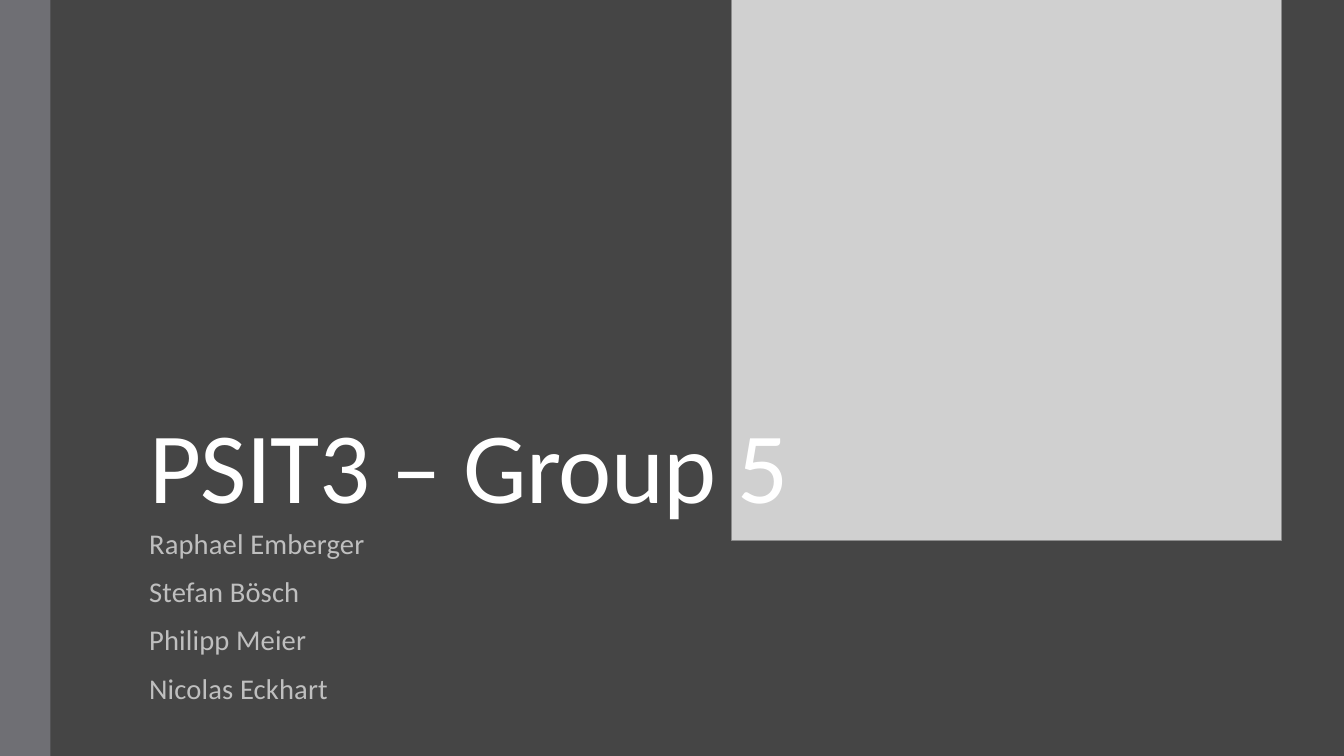
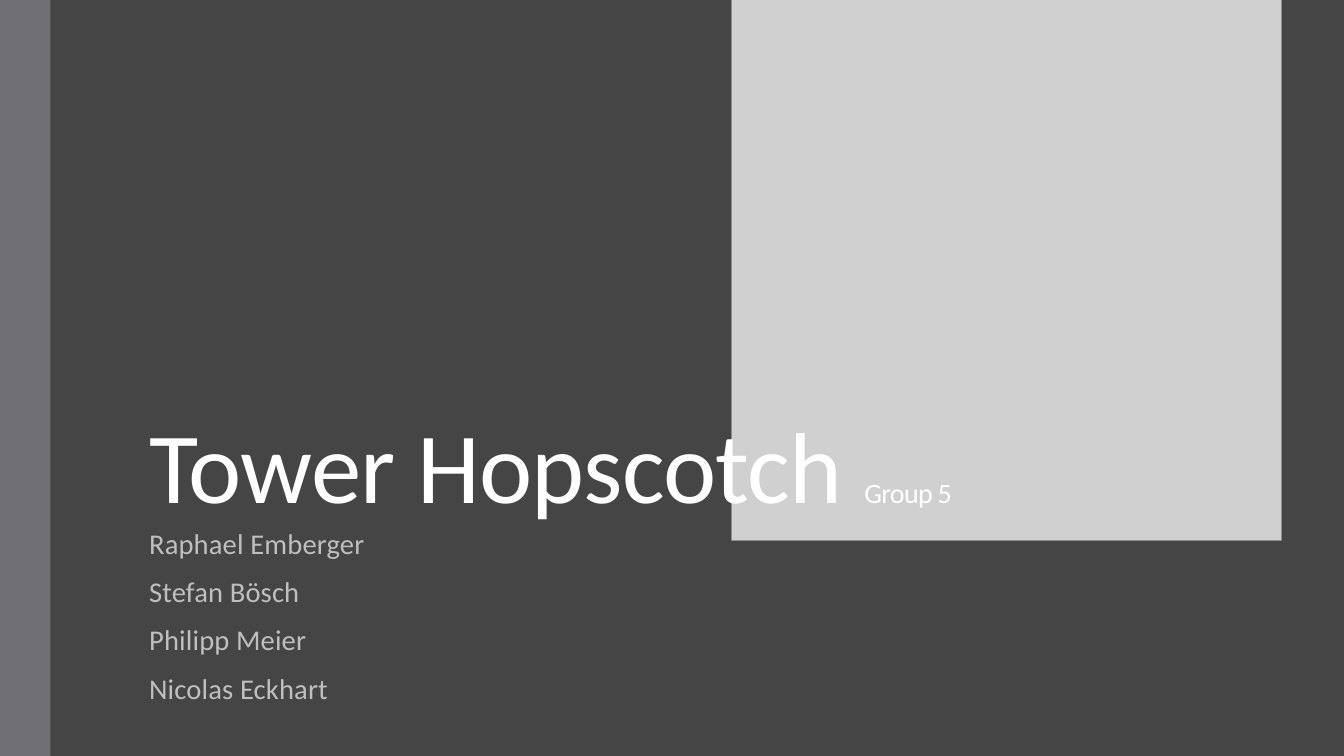
Before and after one commit to raember/Tower-Hopscotch, a slide deck: slide 1 of doc/Presentation.pptx. Drawn at 1344x756 pixels with LibreOffice and Linux fonts; fonts in the diff are those of the drawing; grey boxes stand for pictures. Boxes give left, top, right and bottom in pixels: in the first picture for what was removed or moved away, otherwise in the second. Text is boxed around its words. In the diff, an @@ line names an element or a change of style, - is before the commit and + after.

Commit message:
added name to slides

```diff
--- a/doc/Presentation.pptx
+++ b/doc/Presentation.pptx
@@ title at [149,420,952,527]: text changed @@
-PSIT3 – Group 5
+Tower Hopscotch Group 5
```
